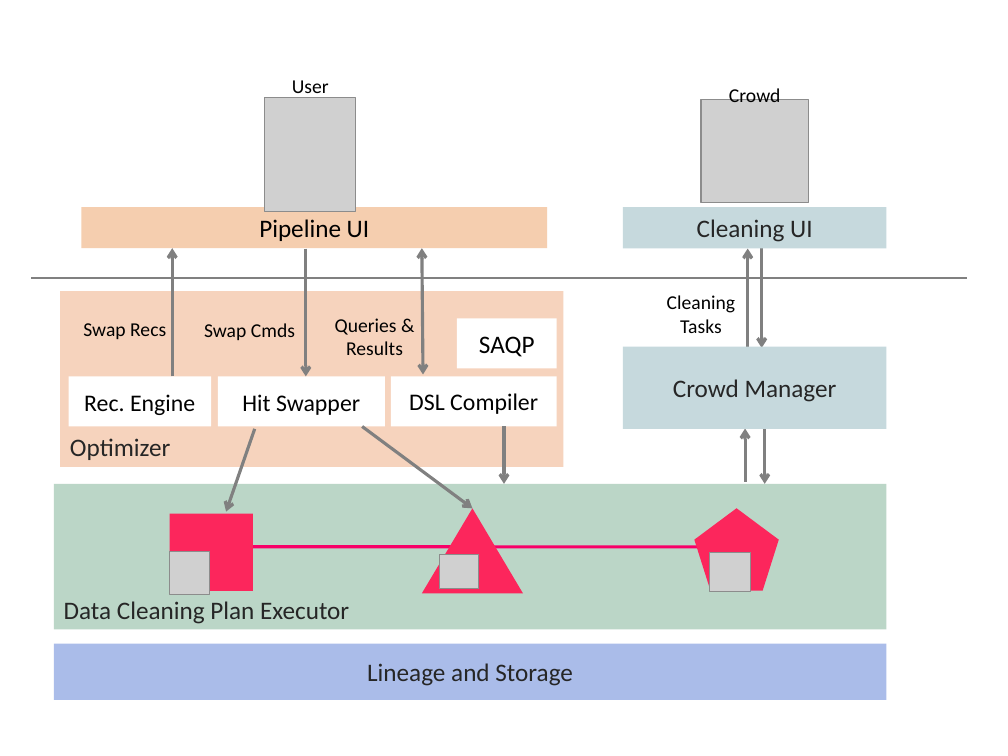
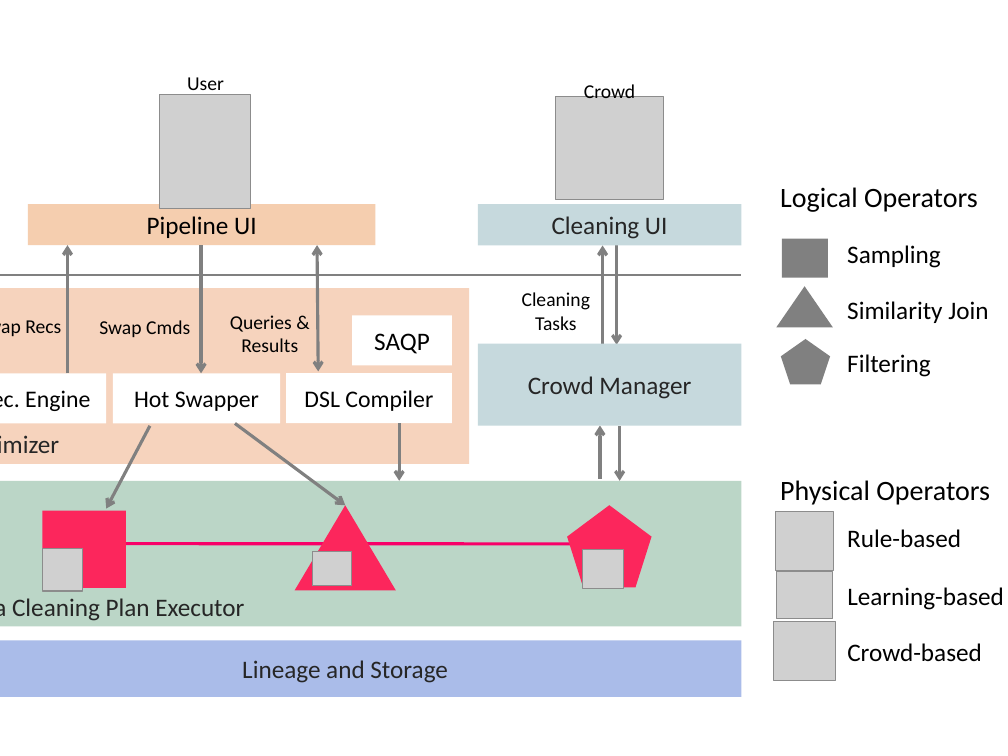
Before and after one commit to sjyk/vldb15-demo, a slide deck: slide 2 of figs/figs.pptx. Drawn at 1008x756 pixels with LibreOffice and Linux fonts; fonts in the diff are those of the drawing; grey boxes stand for pictures. Boxes give left, top, right and bottom in pixels: in the first picture for what was removed or moved away, otherwise in the second. Text is boxed around its words. In the diff, an @@ line names an element or a change of style, - is before the commit and + after.

```diff
--- a/figs/figs.pptx
+++ b/figs/figs.pptx
@@ rectangle "Pipeline UI": place and size @@
-rectangle "Pipeline UI" at (82, 208, 547, 249)
+rectangle "Pipeline UI" at (28, 205, 376, 246)
@@ text added at (780, 187, 978, 212), 20 pt, text #000000 @@
+Logical Operators
@@ rectangle added at (782, 239, 829, 278), fill #808080 @@
@@ text added at (847, 245, 941, 268), 18 pt, text #000000 @@
+Sampling
@@ rectangle "Optimizer": place and size @@
-rectangle "Optimizer" at (60, 291, 563, 467)
+rectangle "Optimizer" at (0, 288, 469, 464)
@@ line moved from (31, 278) - (967, 278) to (0, 275) - (741, 275) @@
@@ triangle added at (776, 286, 833, 328), fill #808080 @@
@@ text added at (847, 301, 988, 323), 18 pt, text #000000 @@
+Similarity Join
@@ pentagon added at (781, 339, 831, 384), fill #808080 @@
@@ text added at (847, 354, 930, 377), 18 pt, text #000000 @@
+Filtering
@@ 4 texts, 4 rectangles, 3 arrows, 1 picture, 1 double arrow: place and size @@
-4 texts, 4 rectangles, 3 arrows, 1 picture, 1 double arrow at (69, 80, 556, 484)
+4 texts, 4 rectangles, 3 arrows, 1 picture, 1 double arrow at (0, 77, 452, 481)
@@ text in rectangle at (134, 391, 259, 411): text changed @@
-Hit Swapper
+Hot Swapper
@@ arrow moved from (255, 428) - (226, 512) to (150, 425) - (106, 509) @@
@@ 4 arrows, 2 texts, 2 rectangles, 1 picture: place and size @@
-4 arrows, 2 texts, 2 rectangles, 1 picture at (623, 85, 886, 484)
+4 arrows, 2 texts, 2 rectangles, 1 picture at (478, 82, 741, 481)
@@ rectangle "Data Cleaning Plan Executor": place and size @@
-rectangle "Data Cleaning Plan Executor" at (53, 484, 886, 629)
+rectangle "Data Cleaning Plan Executor" at (0, 481, 741, 626)
@@ triangle: place and size @@
-triangle at (422, 508, 523, 593)
+triangle at (294, 505, 395, 590)
@@ text added at (780, 480, 990, 505), 20 pt, text #000000 @@
+Physical Operators
@@ picture added at (775, 512, 834, 571) @@
@@ text added at (847, 529, 961, 547), 18 pt, text #000000 @@
+Rule-based
@@ 3 pictures, 2 arrows, 1 pentagon, 1 rectangle: place and size @@
-3 pictures, 2 arrows, 1 pentagon, 1 rectangle at (169, 426, 779, 594)
+3 pictures, 2 arrows, 1 pentagon, 1 rectangle at (42, 423, 652, 591)
@@ picture added at (776, 572, 833, 619) @@
@@ text added at (847, 587, 1004, 610), 18 pt, text #000000 @@
+Learning-based
@@ picture added at (774, 622, 836, 680) @@
@@ rectangle "Lineage and Storage": place and size @@
-rectangle "Lineage and Storage" at (53, 643, 886, 700)
+rectangle "Lineage and Storage" at (0, 640, 741, 697)
@@ text added at (847, 643, 982, 662), 18 pt, text #000000 @@
+Crowd-based
```
Also in this commit, not shown: 1 other slide changed, 3 other files.
